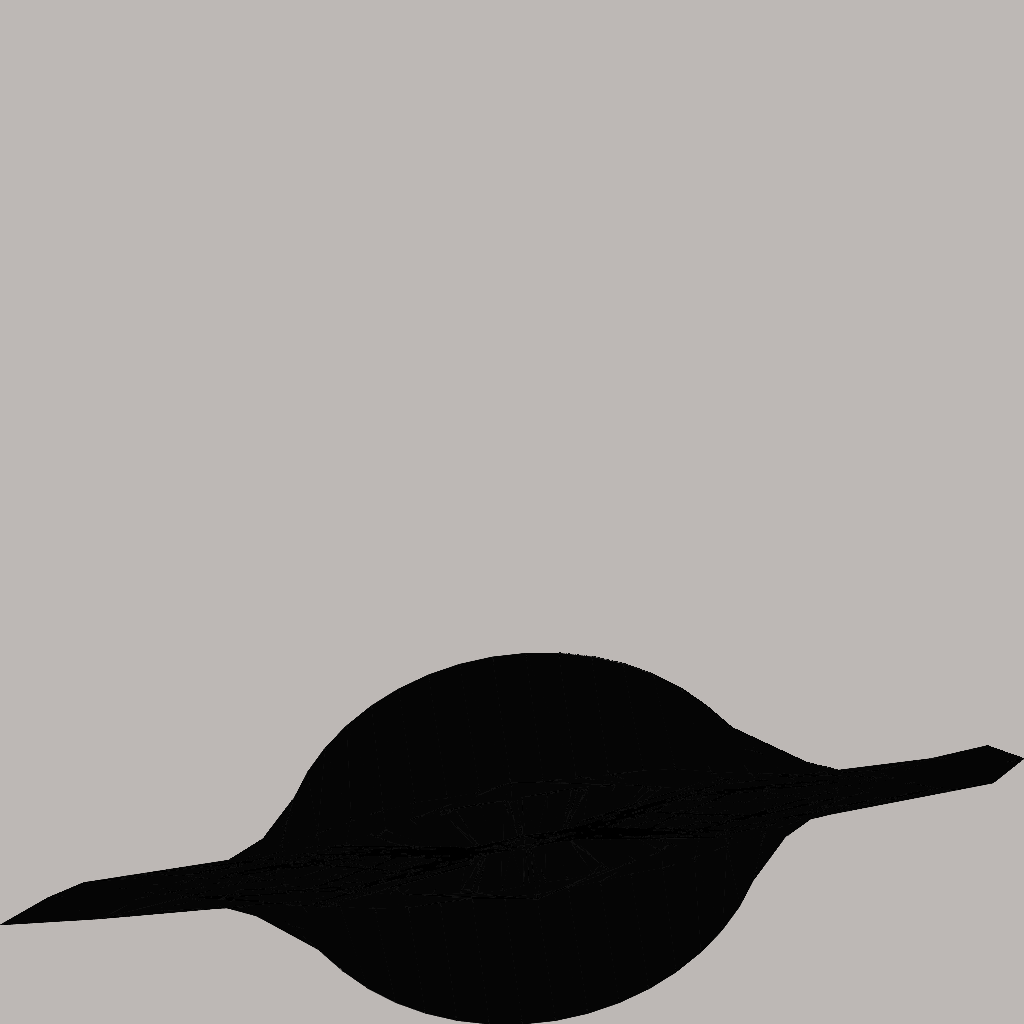
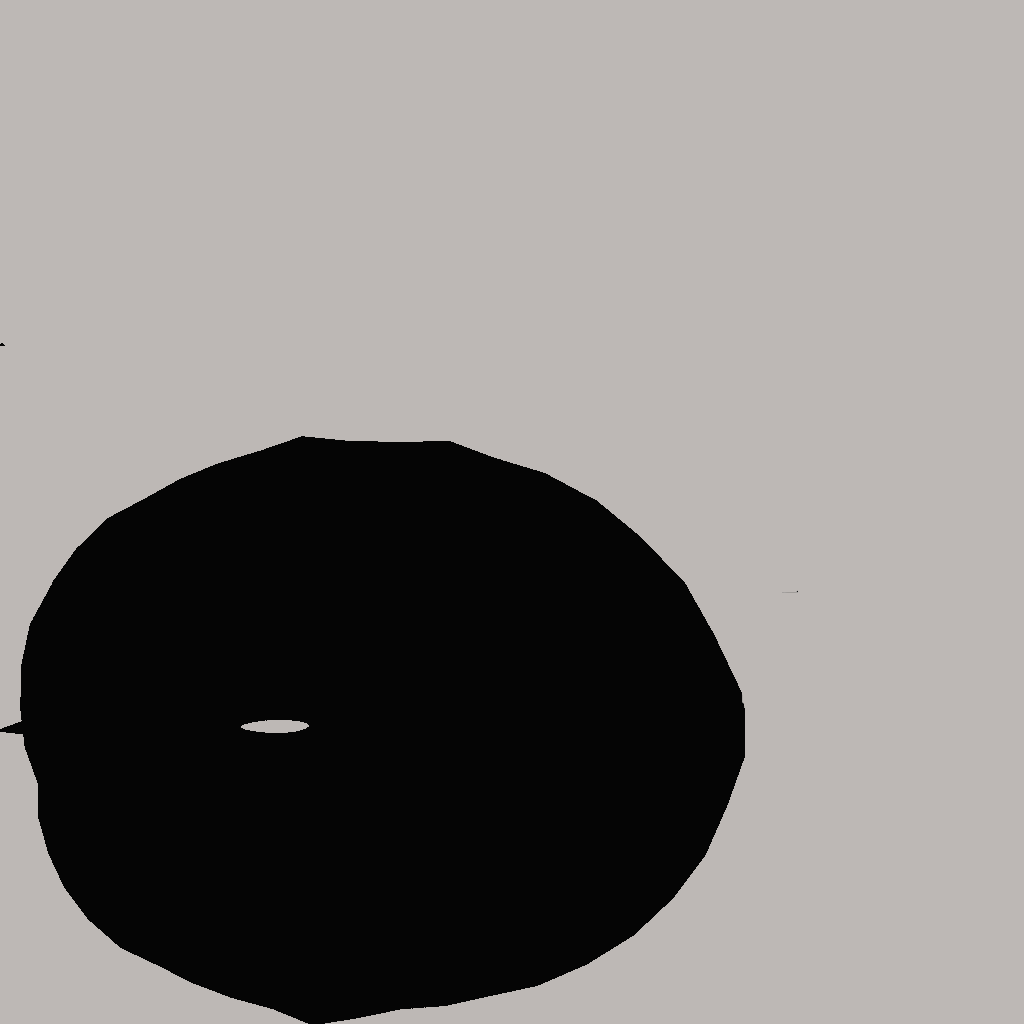
Revision of a layered 1024 × 1024 image; what changed, layer by layer:
painted on "wheel_link_wire.png" over [0, 343, 1024, 1024]
removed layer "wheel_link_wire.png #1" over [0, 343, 1024, 1024]
